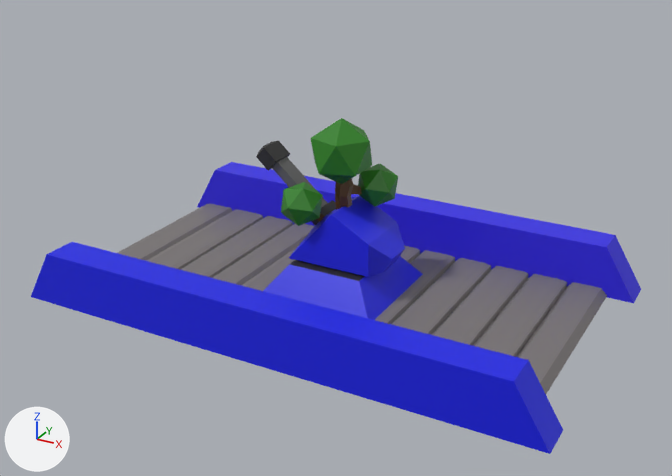
Renders of the FBX model blender/assets.fbx from each side of a commit.
Rendered twice from a camera (50 mm lens) standing at (0.0607, -0.1125, 0.0649) and looking at (0.0013, -0.0044, 0.0108). The lights are fixed; the arrows at lower left show +X, +Y and +Z. Where no turn or scale is listed for an object, it has been applied to the vertices.

The first picture shows 'AntiAircraft', 'AntiAircraftBase', 'Bridge', 'Tree1'.
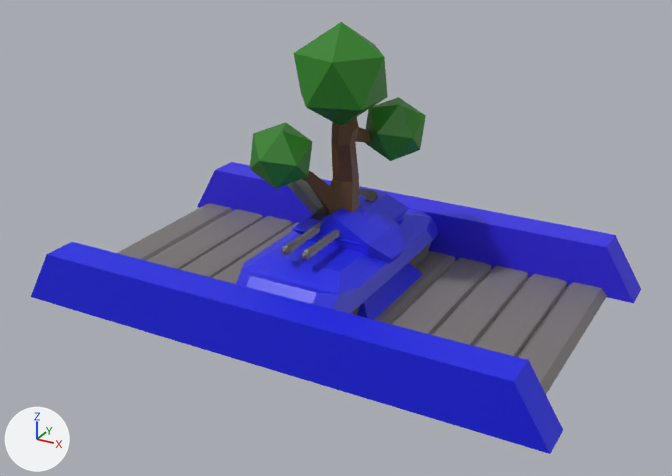
Commit message: added tank model

The change, as a diff of the scene's bpy script:
```diff
--- a/blender/assets.fbx.py
+++ b/blender/assets.fbx.py
@@ me_cube_002 @@
+me_cube_002.from_pydata(...)  # 56 vertices, 52 faces; spans x -0.0091..0.0087, y -0.021..0.0212, z -0.0017..0.0082
+# faces by material slot: [42, 10]
+me_cube_002.materials.append(mat_material)  # blue #282ce7
+me_cube_002.materials.append(mat_barrelbits)  # black #2c2c2c
@@ me_cube_005 @@
+me_cube_005.from_pydata(...)  # 172 vertices, 164 faces; spans x -0.006..0.0056, y -0.0184..0.0067, z -0.0024..0.002
+# faces by material slot: [10, 140, 14]
+me_cube_005.materials.append(mat_material)  # blue #282ce7
+me_cube_005.materials.append(mat_barrel)  # grey #747474
+me_cube_005.materials.append(mat_barrelbits)  # black #2c2c2c
@@ ob_tree1 @@
 ob_tree1 = bpy.data.objects.new('Tree1', me_cylinder)
-ob_tree1.location = (0.0, 0.0, 0.0022)
-ob_tree1.scale = (0.01, 0.01, 0.01)
+ob_tree1.location = (0.0, 0.0, 0.0039)
+ob_tree1.scale = (0.0147, 0.0147, 0.0147)
@@ ob_tankbody @@
+ob_tankbody = bpy.data.objects.new('TankBody', me_cube_002)
+ob_tankbody.location = (0.0, 0.0, 0.0014)
@@ ob_tankturret @@
+ob_tankturret = bpy.data.objects.new('TankTurret', me_cube_005)
+ob_tankturret.location = (0.0, 0.0043, 0.012)
```

Changed parts and their boxes (x1, y1, x2, y2) in the pictures (672 x 476 px):
'Tree1', moved, rescaled
    before: (281, 118, 398, 226)
    after: (250, 22, 426, 215)
'TankBody', added (blue)
    after: (236, 209, 438, 315)
    faces in mat_material (blue #282ce7): (236, 209, 438, 314)
    faces in mat_barrelbits (black #2c2c2c): (351, 243, 431, 315)
'TankTurret', added
    after: (282, 188, 408, 260)
    faces in mat_material (blue #282ce7): (291, 191, 408, 245)
    faces in mat_barrel (grey #747474): (282, 222, 340, 260)
    faces in mat_barrelbits (black #2c2c2c): (359, 188, 378, 202)
'AntiAircraftBase', unchanged, covered by the edit
    before: (263, 256, 423, 320)
    after: (357, 263, 423, 320)
